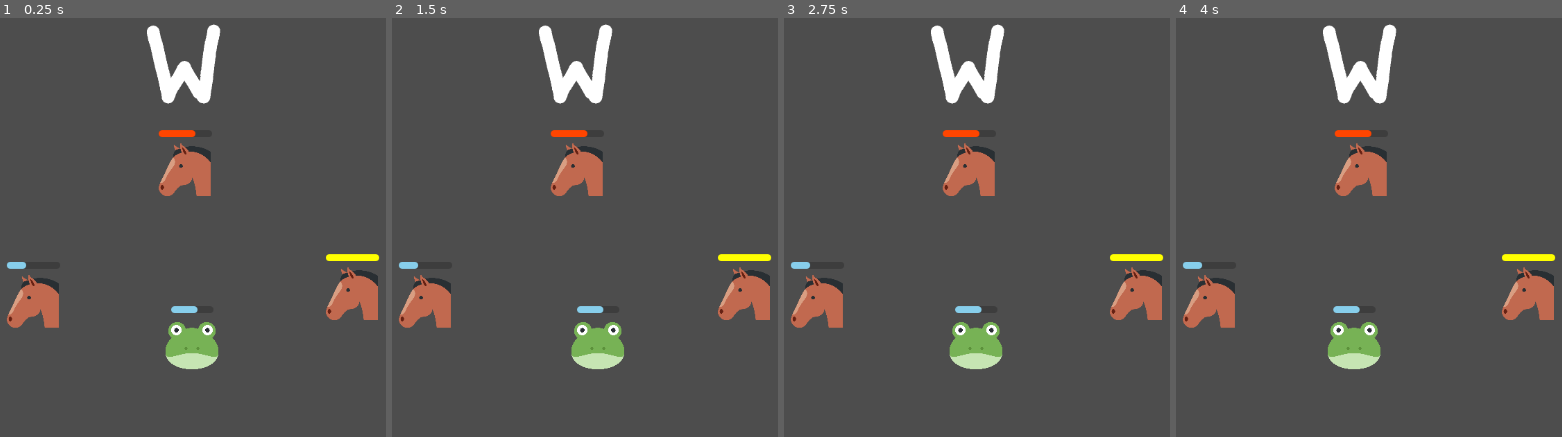
Above: before the commit, frames 1-4 (left to right).
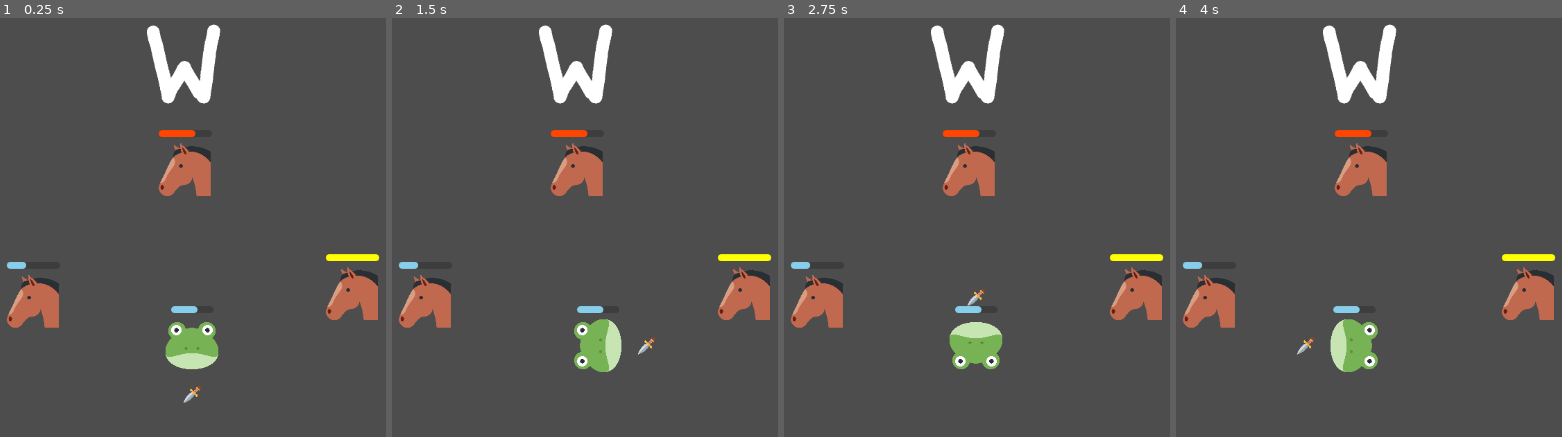
Above: after the commit, the same moments.

Repository: alexcavadora/alex-isaac-implementation
Game: Godot game, scene res://scenes/main_scene.tscn
The game is run twice, just before and just after one commit, with the same random seed, the same clock (stepped at 60 frames per second) and the same inputs. Before the commit the project has no main scene; this scene is started directly in both runs.
Inputs:
- Up to frame 1 (0.25 s): no input
- Up to frame 2 (1.5 s): tap Enter at 0.5 s; tap A (a_press) at 0.6 s; tap D (d_press) at 0.8, 1.35 s; tap R (Reset, bound only before the commit) at 1.25 s
- Up to frame 3 (2.75 s): tap S (s_press) at 1.55, 2.1 s; tap R (Reset, bound only before the commit) at 2 s; tap W (w_press) at 2.3 s
- Up to frame 4 (4 s): tap R (Reset, bound only before the commit) at 2.75, 3.5 s; tap W (w_press) at 2.85 s; tap Space (throw, bound only after the commit) at 3.05, 3.6 s; tap A (a_press) at 3.8 s

The runs differ from the first frame. In frame 1, less than 0.1% of the frame differs, in the area x 47-53%, y 87-92%; in frame 2, 0.9%; in frame 3, 1.0%, in the area x 42-57%, y 64-84%; in frame 4, 0.9%.

Commit message:
Feature/player throw (#16)
* Added ThrowComponent

Allows the player to throw projetiles, still needs some work but right now it can:
- Detect where the player is looking
- Spawn projectiles

Also, tweaked the player scene to work with the new component.

Fixes needed:
Projectile still needs to move, right now it just spins in place, and gets spawned outside the main scene.

* Player can throw projectiles

- Fixed projectiles spawning outside main scene
- Projectiles now get thrown in the direction the player is aiming
- Found a simpler way to rotate the player sprite when moving
- Tweaked the Projectile rotation_deg
- Also, set main_scene.tscn as the main scene in the project

Diff:
--- a/project.godot
+++ b/project.godot
@@ -11,6 +11,7 @@
 [application]
 
 config/name="10Leaf-Test1"
+run/main_scene="uid://c2jd5qrpsg4ch"
 config/features=PackedStringArray("4.4", "Forward Plus")
 config/icon="res://icon.svg"
 
@@ -36,8 +37,13 @@
 "events": [Object(InputEventKey,"resource_local_to_scene":false,"resource_name":"","device":-1,"window_id":0,"alt_press …(192 unchanged characters)…
 ]
 }
-Reset={
+reset={
 "deadzone": 0.2,
 "events": [Object(InputEventKey,"resource_local_to_scene":false,"resource_name":"","device":-1,"window_id":0,"alt_press …(192 unchanged characters)…
 ]
 }
+throw={
+"deadzone": 0.2,
+"events": [Object(InputEventKey,"resource_local_to_scene":false,"resource_name":"","device":-1,"window_id":0,"alt_pressed":false,"shift_pressed":false,"ctrl_pressed":false,"meta_pressed":false,"pressed":false,"keycode":0,"physical_keycode":32,"key_label":0,"unicode":32,"location":0,"echo":false,"script":null)
+]
+}
--- a/scenes/Projectile.tscn
+++ b/scenes/Projectile.tscn
@@ -9,10 +9,14 @@
 rotation_deg = 30.0
 
 [node name="Sprite" type="Sprite2D" parent="."]
-rotation = -3.14159
-scale = Vector2(0.04, 0.04)
+scale = Vector2(0.05, 0.05)
 texture = ExtResource("2_softn")
 
 [node name="HitboxComponent" parent="." instance=ExtResource("3_softn")]
 damage = true
 value = 1.0
+
+[node name="VisibleOnScreenNotifier2D" type="VisibleOnScreenNotifier2D" parent="."]
+rect = Rect2(-20, -20, 40, 40)
+
+[connection signal="screen_exited" from="VisibleOnScreenNotifier2D" to="." method="_on_visible_on_screen_notifier_2d_screen_exited"]
--- a/scenes/enemy.tscn
+++ b/scenes/enemy.tscn
@@ -40,6 +40,7 @@
 
 [node name="HurtboxComponent" parent="." node_paths=PackedStringArray("health_comp") instance=ExtResource("4_5uy6h")]
 health_comp = NodePath("../HealthComponent")
+can_get_hit = true
 
 [node name="CollisionShape2D" parent="HurtboxComponent" index="0"]
 position = Vector2(7, 5)
--- a/scenes/main_scene.gd
+++ b/scenes/main_scene.gd
@@ -1,5 +1,5 @@
 extends Node2D
 
 func _input(event):
-	if Input.is_action_just_pressed("Reset"):
+	if Input.is_action_just_pressed("reset"):
 		get_tree().reload_current_scene()
--- a/scenes/player.tscn
+++ b/scenes/player.tscn
@@ -1,9 +1,11 @@
-[gd_scene load_steps=6 format=3 uid="uid://dju236svsn53k"]
+[gd_scene load_steps=8 format=3 uid="uid://dju236svsn53k"]
 
 [ext_resource type="Texture2D" uid="uid://dfjtoakgwqjgu" path="res://resources/sprites/entities/player.png" id="1_3vyb7"]
 [ext_resource type="Script" uid="uid://c81q0t0fqvfqu" path="res://scripts/characters/player.gd" id="1_g2els"]
 [ext_resource type="PackedScene" uid="uid://csnaae5ardb3a" path="res://scenes/components/health_component.tscn" id="3_dqkch"]
 [ext_resource type="PackedScene" uid="uid://ctpib5py0hd2d" path="res://scenes/components/hurtbox_component.tscn" id="4_qlg0r"]
+[ext_resource type="Script" uid="uid://bv2rch4f5t54h" path="res://scripts/components/throw_component.gd" id="5_qlg0r"]
+[ext_resource type="Texture2D" uid="uid://b8cljx30m6u2h" path="res://resources/sprites/projectiles/projectile.png" id="6_tuyoq"]
 
 [sub_resource type="RectangleShape2D" id="RectangleShape2D_g2els"]
 size = Vector2(63, 61)
@@ -34,4 +36,14 @@
 health_comp = NodePath("../HealthComponent")
 can_heal = true
 
+[node name="ThrowComponent" type="Node2D" parent="." node_paths=PackedStringArray("player")]
+position = Vector2(0, 70)
+script = ExtResource("5_qlg0r")
+player = NodePath("..")
+offset = 70
+
+[node name="Sprite2D" type="Sprite2D" parent="ThrowComponent"]
+scale = Vector2(0.05, 0.05)
+texture = ExtResource("6_tuyoq")
+
 [editable path="HealthComponent"]
--- a/scenes/projectile.tscn
+++ b/scenes/projectile.tscn
@@ -9,10 +9,14 @@
 rotation_deg = 30.0
 
 [node name="Sprite" type="Sprite2D" parent="."]
-rotation = -3.14159
-scale = Vector2(0.04, 0.04)
+scale = Vector2(0.05, 0.05)
 texture = ExtResource("2_softn")
 
 [node name="HitboxComponent" parent="." instance=ExtResource("3_softn")]
 damage = true
 value = 1.0
+
+[node name="VisibleOnScreenNotifier2D" type="VisibleOnScreenNotifier2D" parent="."]
+rect = Rect2(-20, -20, 40, 40)
+
+[connection signal="screen_exited" from="VisibleOnScreenNotifier2D" to="." method="_on_visible_on_screen_notifier_2d_screen_exited"]
--- a/scripts/characters/player.gd
+++ b/scripts/characters/player.gd
@@ -1,11 +1,18 @@
 extends CharacterBody2D
 class_name Player
 @export var speed = 300
+@onready var sprite = $Sprite
+var input_direction : Vector2
 
 # Getting the input inside a 2D Vector and setting the velocity accordingly
 func get_input_movement():
-	var input_direction = Input.get_vector("a_press", "d_press", "w_press", "s_press")
+	input_direction = Input.get_vector("a_press", "d_press", "w_press", "s_press")
+	#print (input_direction)
 	self.velocity = input_direction * speed
+	if input_direction != Vector2(0.0,0.0):
+		sprite.rotation = (global_position.angle_to_point(global_position+input_direction))-1.570796 #-90 grad to rad
+
+
 
 
 func _physics_process(delta):
--- /dev/null
+++ b/scripts/components/throw_component.gd
@@ -0,0 +1,26 @@
+extends Node2D
+class_name ThrowComponent
+
+const PROJECTILE = preload("res://scenes/projectile.tscn")
+@export var player : Player
+@export var offset : int
+var direction : Vector2
+
+func get_orientation():
+	if player.input_direction != Vector2(0.0,0.0):
+		self.position = player.input_direction * offset
+
+func input_throw():
+	if Input.is_action_just_pressed("throw"):
+		var scene_root = get_tree().root.get_child(0)
+		var instance = PROJECTILE.instantiate()
+		instance.global_position = self.global_position
+		instance.moving_direction = self.global_position-player.global_position
+		scene_root.add_child(instance)
+
+
+
+func _process(delta):
+	if player != null:
+		get_orientation()
+		input_throw()
--- a/scripts/objects/projectile.gd
+++ b/scripts/objects/projectile.gd
@@ -2,7 +2,15 @@
 class_name Projectile
 @onready var sprite: Sprite2D = $Sprite
 @export var rotation_deg : float
+@export var speed : float = 15
+var moving_direction : Vector2
 
 
 func _process(delta: float) -> void:
 	sprite.rotate(deg_to_rad(rotation_deg))
+	if moving_direction != null:
+		global_position += (moving_direction*speed* delta)
+
+
+func _on_visible_on_screen_notifier_2d_screen_exited() -> void:
+	self.queue_free()
Not shown, added: scripts/components/throw_component.gd.uid
